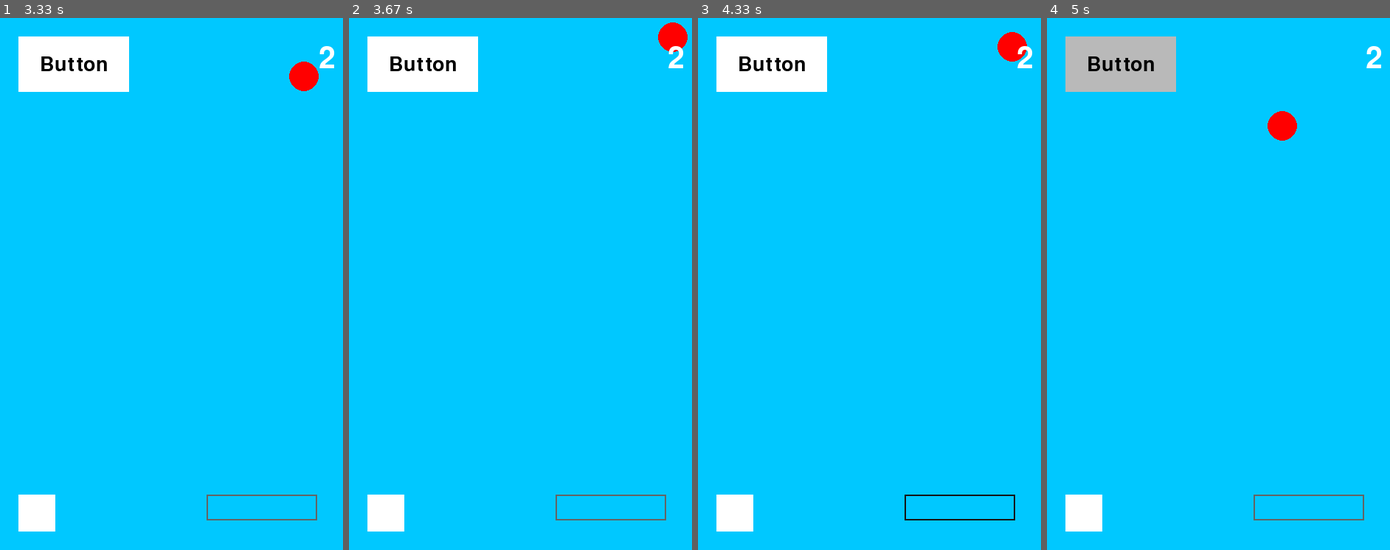
Above: before the commit, frames 1-4 (left to right).
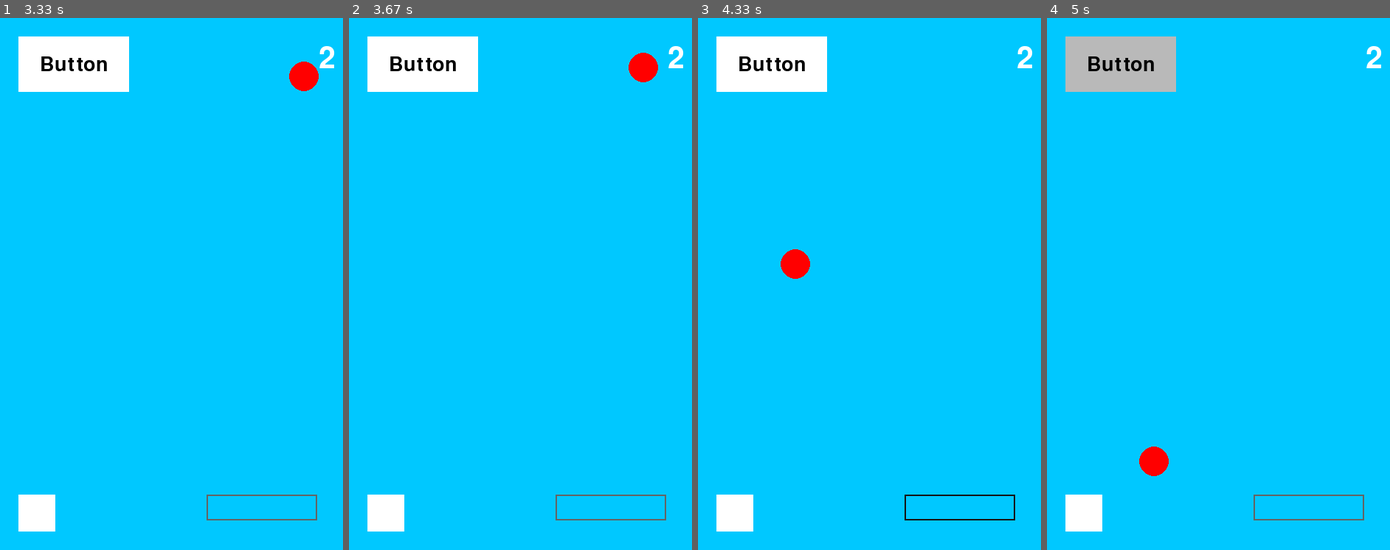
Above: after the commit, the same moments.

Repository: GameGenesis/Pygame-Utils
Game: pygame game, started from main.py
Same seed, same stepped clock (60 frames per second), same inputs: the game is played once before the commit and once after it.
Inputs (mouse positions are in pixels of both pictures, inside the frame that each line leads up to):
- Up to frame 1 (3.33 s): click "Button" at 0.38 s; press the mouse at (260, 507) at 0.7 s; move the mouse to (277, 315) at 0.8 s; release the mouse at (294, 124) at 0.93 s; press the mouse at (75, 65) at 1.03 s; move the mouse to (140, 209) at 1.13 s; release the mouse at (205, 353) at 1.27 s; press the mouse at (260, 507) at 1.37 s; move the mouse to (198, 395) at 1.47 s; release the mouse at (140, 289) at 1.6 s; press the mouse at (37, 512) at 1.7 s; move the mouse to (144, 315) at 1.8 s; release the mouse at (250, 124) at 1.93 s; press the mouse at (260, 507) at 2.03 s; move the mouse to (216, 486) at 2.13 s; release the mouse at (171, 470) at 2.27 s; press the mouse at (37, 512) at 2.37 s; move the mouse to (72, 299) at 2.47 s; release the mouse at (106, 87) at 2.6 s; press the mouse at (75, 65) at 2.7 s; move the mouse to (123, 145) at 2.8 s; release the mouse at (174, 225) at 2.93 s
- Up to frame 2 (3.67 s): tap Space at 3.57 s
- Up to frame 3 (4.33 s): press the mouse at (958, 507) at 3.93 s; move the mouse to (955, 369) at 4.03 s; release the mouse at (951, 236) at 4.17 s; tap Space at 4.3 s
- Up to frame 4 (5 s): tap Space at 4.6 s; press the mouse at (1122, 65) at 4.83 s; move the mouse to (1132, 198) at 4.93 s

Frame 1 is identical in both runs. In frame 2, 0.7% of the frame differs, in the area x 81-99%, y 0-13%; in frame 3, 0.7%; in frame 4, 0.7%, in the area x 26-73%, y 17-87%.

Commit message:
Make Canvas class a Singleton with no init required
* Graphic elements automatically create a Canvas instance if it doesn't exist

* Deprecate garbage collector method

Diff:
--- a/main.py
+++ b/main.py
@@ -42,12 +42,11 @@
     button = Button(position=Vector2(25, 25), label=Label("Button", Color.BLACK, font_size=40), on_click=increment_score, disabled=False, label_alignment=Alignment.CENTER)
     check_box = CheckBox(position=Vector2(25, surface_size[1] - 75), on_value_change=toggle_color)
     input_box = InputBox(position=Vector2(surface_size[0] - 200, surface_size[1] - 75), on_submit=set_score)
+    # event_manager = EventManager(toggle_velocity, on_quit=lambda: JsonSave.save("save_data.json", "Score", score))
 
-    event_manager = EventManager(toggle_velocity, on_quit=lambda: JsonSave.save("save_data.json", "Score", score))
-    canvas = Canvas(main_surface)
 
     while True:
-        event_manager.handle_events()
+        EventManager.INSTANCE.handle_events()
 
         # Current frame ticks in ms
         t = pygame.time.get_ticks()
@@ -68,7 +67,7 @@
 
         # UI Elements
         score_text.set_text(score)
-        canvas.draw()
+        Canvas.INSTANCE.draw()
 
         pygame.display.flip()
 
--- a/pygame_utils.py
+++ b/pygame_utils.py
@@ -5,7 +5,6 @@
 import sys
 
 import pygame
-from pygame.sprite import Sprite
 from pygame.math import Vector2
 
 
@@ -40,8 +39,9 @@
 
 class Graphic_Event:
     def __init__(self) -> None:
-        if EventManager.INSTANCE:
-            EventManager.INSTANCE.add_managed_object(self)
+        if not EventManager.INSTANCE:
+            EventManager()
+        EventManager.INSTANCE.add_managed_object(self)
 
     @abstractmethod
     def handle_event(self, event: pygame.event.Event) -> None:
@@ -52,6 +52,12 @@
     INSTANCE = None
 
     def __init__(self, call_backs: Callable | list[Callable]=None, on_quit: Callable=None) -> None:
+        if EventManager.INSTANCE:
+            self.update_managed_objects(EventManager.INSTANCE.graphic_events)
+        else:
+            self.graphic_events = []
+        EventManager.INSTANCE = self
+
         if call_backs:
             if type(call_backs) == list:
                 self.funcs = call_backs
@@ -61,13 +67,12 @@
             self.funcs = []
 
         self.on_quit = on_quit
-        self.update_managed_objects()
-
-    def update_managed_objects(self):
-        self.graphic_events = [obj for obj in gc.get_objects() if isinstance(obj, Graphic_Event)]
+
+    def update_managed_objects(self, graphic_events: list[Graphic_Event]):
+        self.graphic_events = graphic_events
 
     def add_managed_object(self, graphic_event: Type[Graphic_Event]):
-        self.graphic_elements.append(graphic_event)
+        self.graphic_events.append(graphic_event)
 
     def handle_events(self) -> None:
         for event in pygame.event.get():
@@ -78,14 +83,17 @@
                 sys.exit()
             for func in self.funcs:
                 func(event)
+            if not self.graphic_events:
+                continue
             for ge in self.graphic_events:
                 ge.handle_event(event)
 
 
 class Graphic:
     def __init__(self) -> None:
-        if Canvas.INSTANCE:
-            Canvas.INSTANCE.add_managed_object(self)
+        if not Canvas.INSTANCE:
+            Canvas()
+        Canvas.INSTANCE.add_managed_object(self)
 
     @abstractmethod
     def draw(self, surface: pygame.Surface):
@@ -94,18 +102,31 @@
 
 class Canvas:
     INSTANCE = None
-
-    def __init__(self, main_surface: pygame.Surface) -> None:
-        self.main_surface = main_surface
-        self.update_managed_objects()
-
-    def update_managed_objects(self):
+    def __init__(self) -> None:
+        if Canvas.INSTANCE:
+            del self
+            return
+        Canvas.INSTANCE = self
+
+        self.main_surface = pygame.display.get_surface()
+        self.graphic_elements = []
+
+    def find_managed_objects(self):
+        """
+        Deprecated
+        """
         self.graphic_elements = [obj for obj in gc.get_objects() if isinstance(obj, Graphic)]
+        print("This method is deprecated. You do not need to manually get managed objects!")
+
+    def update_managed_objects(self, graphic_elements: list[Graphic]):
+        self.graphic_elements = graphic_elements
 
     def add_managed_object(self, graphic: Type[Graphic]):
         self.graphic_elements.append(graphic)
 
     def draw(self) -> None:
+        if not self.graphic_elements:
+            return
         for graphic in self.graphic_elements:
             graphic.draw(self.main_surface)
 
